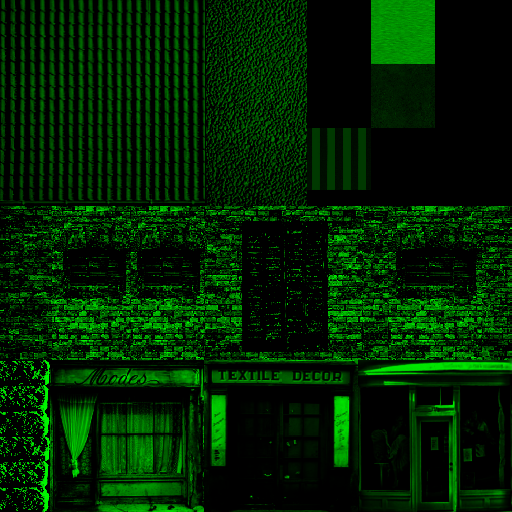
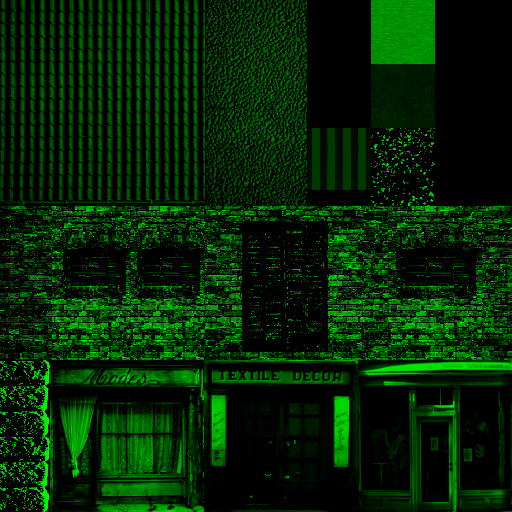
Layered file, before and after one edit (w=512, h=512). Changes by layer:
painted on "others" over (371, 128, 435, 206)
